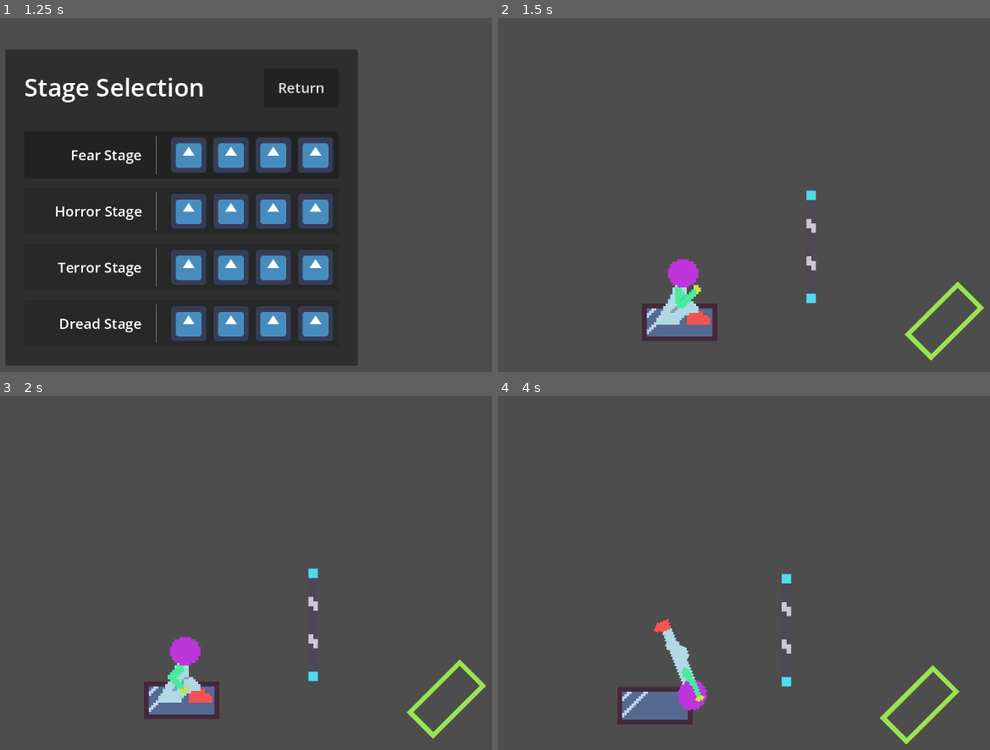
Above: before the commit, frames 1-4 (two rows, left to right).
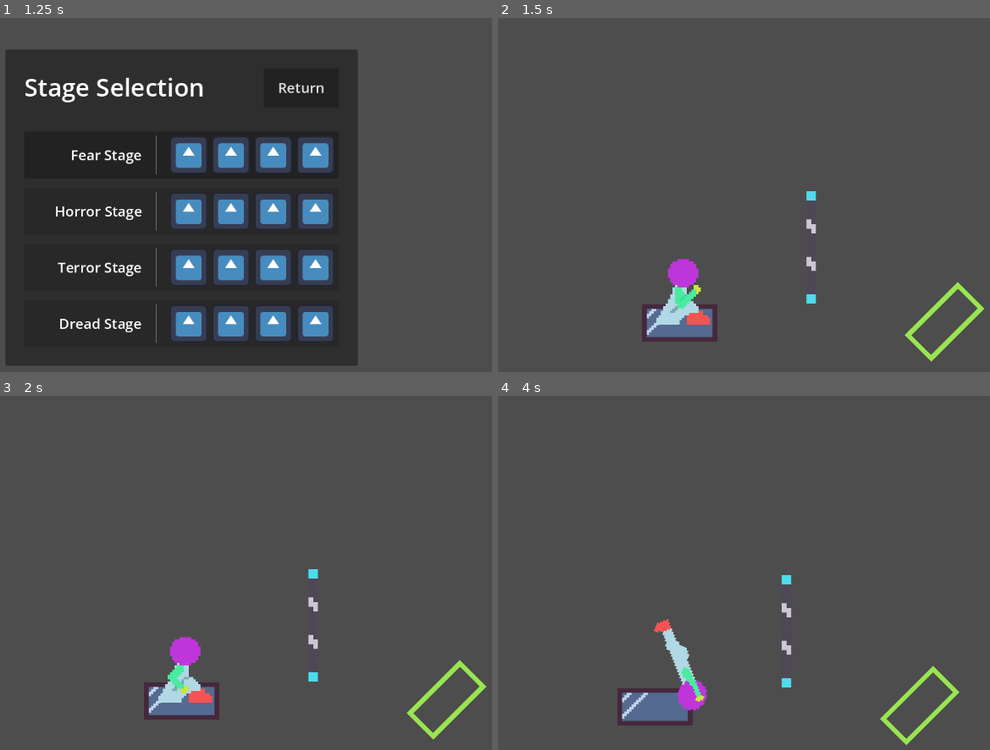
Above: after the commit, the same moments.

Repository: Wake1st/break-glass-godot
Game: Godot game, scene res://main/main.tscn
The game is run twice, just before and just after one commit, with the same random seed, the same clock (stepped at 60 frames per second) and the same inputs. The engine's default icon, where the game draws it, is replaced by a stand-in: a white triangle on a blue panel in a dark square.
Inputs (mouse positions are in pixels of both pictures, inside the frame that each line leads up to):
- Up to frame 1 (1.25 s): click "Play" at 0.5 s
- Up to frame 2 (1.5 s): click (680, 156) at 1.25 s
- Up to frame 3 (2 s): no input
- Up to frame 4 (4 s): move the mouse to (827, 565) at 2.02 s; click (827, 565) at 2.1 s; tap Enter at 2.75 s; move the mouse to (542, 604) at 2.77 s; right-click (542, 604) at 2.85 s; move the mouse to (748, 502) at 3.52 s; click (748, 502) at 3.6 s

Frame 1 is identical in both runs. In frame 2, 0.4% of the frame differs, in the area x 29-99%, y 48-98%; in frame 3, 0.4%; in frame 4, 0.6%, in the area x 24-94%, y 50-99%.

Commit message:
just keep it

Diff:
--- a/levels/player/player.tscn
+++ b/levels/player/player.tscn
@@ -7,9 +7,7 @@
 [ext_resource type="PackedScene" uid="uid://dblud0y5ptrek" path="res://ui/level_menus/result_menu.tscn" id="5_daqsu"]
 [ext_resource type="AudioStream" uid="uid://cmmur5h000hcj" path="res://assets/sfx/wind.wav" id="6_m53kx"]
 
-[sub_resource type="CapsuleShape2D" id="CapsuleShape2D_flkjh"]
-radius = 5.0
-height = 43.0
+[sub_resource type="CircleShape2D" id="CircleShape2D_xry7a"]
 
 [sub_resource type="Animation" id="Animation_1pqi0"]
 length = 0.001
@@ -75,9 +73,8 @@
 script = ExtResource("1_leat7")
 
 [node name="CollisionShape2D" type="CollisionShape2D" parent="."]
-position = Vector2(0, -17)
-rotation = 0.785398
-shape = SubResource("CapsuleShape2D_flkjh")
+position = Vector2(0, -10)
+shape = SubResource("CircleShape2D_xry7a")
 
 [node name="Image" type="Sprite2D" parent="."]
 texture_filter = 1
